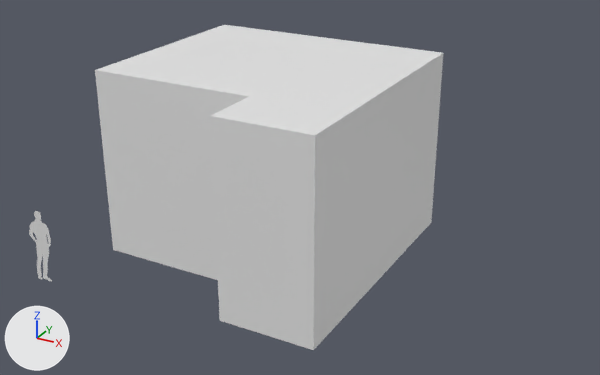
What one commit did to the COLLADA model Virtual Campus of Reading University/Assets/Buildings/Cinema.dae.
The view is the same before and after, from a camera (50 mm lens) standing at (13.68, -11.4, 9.61) and looking at (5.34, 3.76, 2.03). The lights are fixed; the arrows at lower left show +X, +Y and +Z. Materials are left out; every surface is plain grey. Vertices at the same position are counted once.

Names of what the first picture shows: 'Chris', 'SketchUp'.
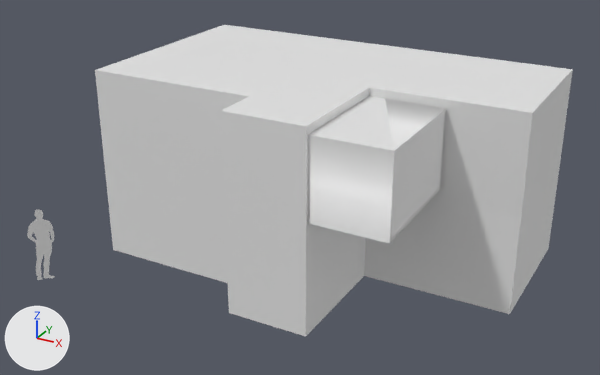
What the commit changed:
me_sketchup is used by ob_sketchup; location (0.0, 0.0, 0.0).
me_sketchup had 12 vertices, 20 faces and spanned x 0.93..7.23, y 0.88..7.48, z 0.0..4.54.
me_sketchup now has 49 vertices, 94 faces and spans x 0.93..10.27, y 1.23..7.48, z 0.0..4.54.
Part 1, on me_sketchup:
5 vertices are removed from x 4.99..7.23, y 0.88..7.48, z 0.0..4.54.
17 faces are deleted.
1 vertex moves from x 4.99, y 0.88, z 4.54 to x 4.99, y 1.23, z 4.54.
37 vertices are added at x 4.99..10.27, y 1.23..7.48, z 0.0..4.54.
5 new vertices lie (0.37, 0.0, 0.0) away from vertices in x 6.86, y 3.99..4.07, z 2.27..4.54.
91 new faces join them.
Object 'Chris' (ob_chris) turns from (0, 0, 6.6) to (0, 0, 43) degrees about x, y and z.

Boxes (x1, y1, x2, y2) around the edits, measured in the pictures (600 x 375 px):
'SketchUp', reshaped (37% wider): before (95, 25, 443, 350); after (95, 25, 573, 337)
'Chris', turned: before (29, 211, 52, 281); after (27, 209, 55, 280)
